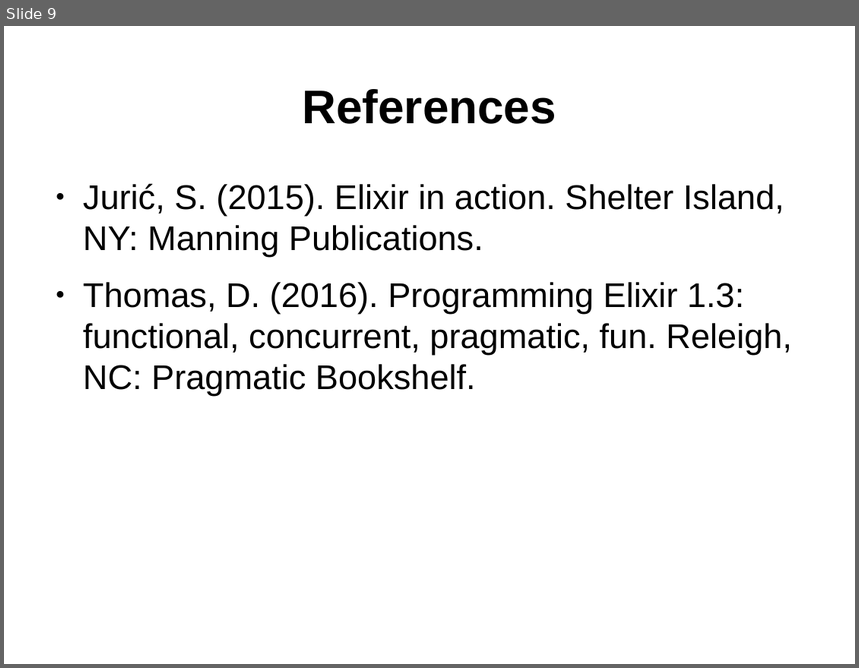
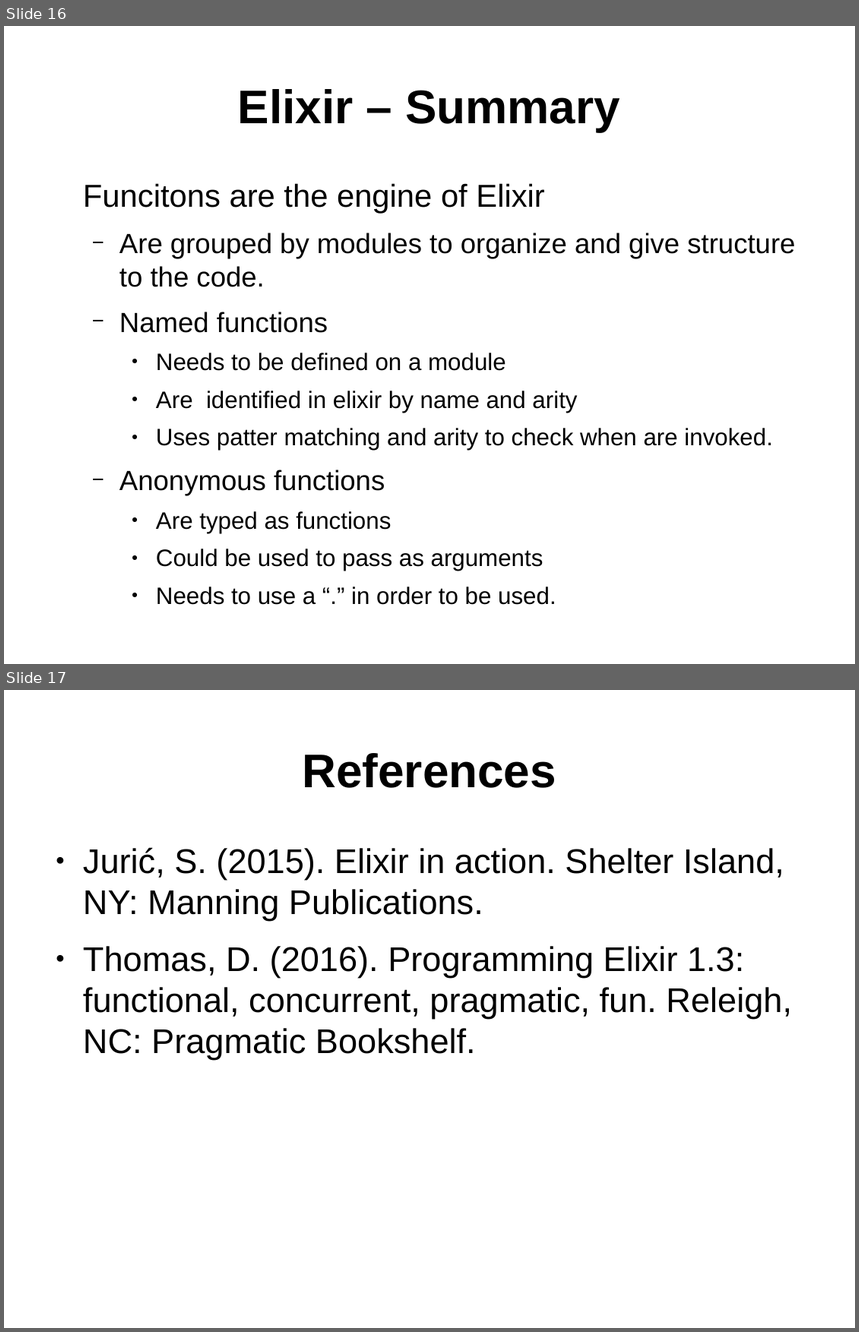
Before and after one commit to ramortegui/talks, a slide deck: elixir-basics-2.odp. Shown one above the other, each under a label of ours: slide 9 before the commit, slides 16 and 17 after it. The pictures are 859x668 and 859x1332 pixels, drawn with LibreOffice and Linux fonts; fonts in the diff are those of the drawing. Boxes give left, top, right and bottom in pixels: in the first picture for what was removed or moved away, otherwise in the second. Text is boxed around its words. In the diff, an @@ line names an element or a change of style, - is before the commit and + after.

Commit message:
Update agenda, add content for named,and anonymous functions.

```diff
--- a/elixir-basics-2.odp
+++ b/elixir-basics-2.odp
@@ slide 16 added at bbox=[4, 26, 855, 664], background #FFFFFF @@
@@ title added at bbox=[238, 89, 620, 132], 44 pt, text #000000, bold @@
+Elixir – Summary
@@ text added at bbox=[83, 183, 795, 605], 22.2 pt, text #000000 @@
+Funcitons are the engine of Elixir
+  − Are grouped by modules to organize and give structure to the code.
+  − Named functions
+    ● Needs to be defined on a module
+    ● Are identified in elixir by name and arity
+    ● Uses patter matching and arity to check when are invoked.
+  − Anonymous functions
+    ● Are typed as functions
+    ● Could be used to pass as arguments
+    ● Needs to use a “.” in order to be used.
@@ what was slide 9 is now slide 17 @@
```
Also in this commit, not shown: 5 slides changed, 9 other slides added, 2 slides removed.
